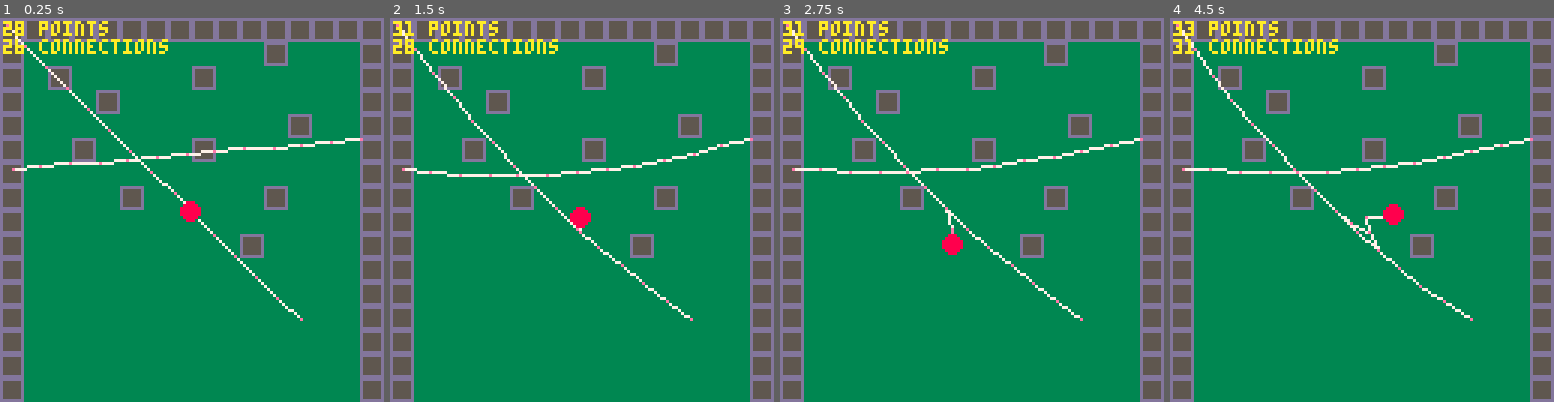
Above: before the commit, frames 1-4 (left to right).
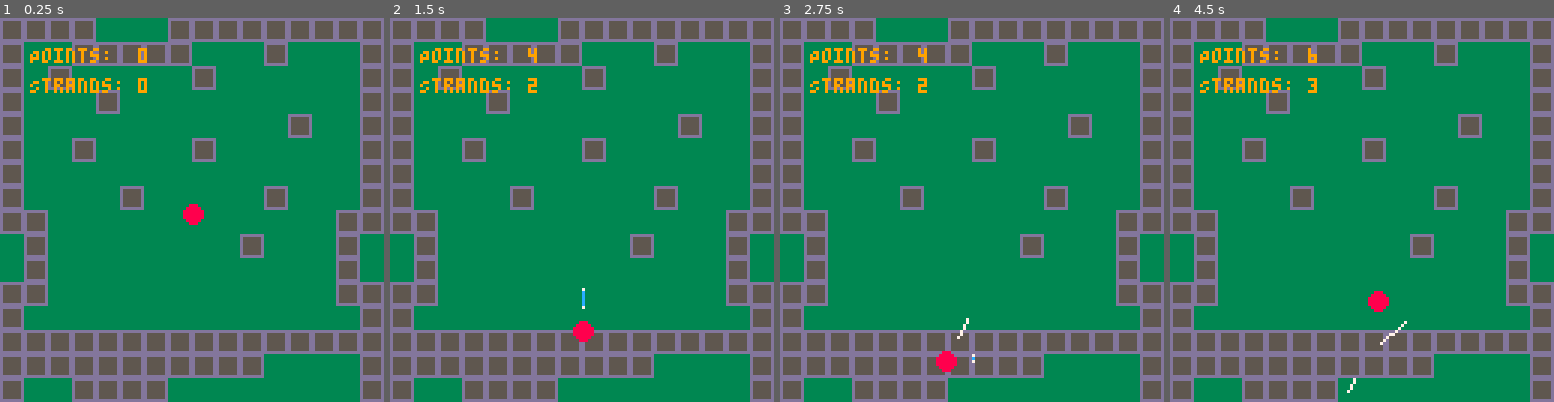
Above: after the commit, the same moments.

Repository: aylanonsense/8-legs-to-love
Game: PICO-8 cartridge spider.p8
Same seed, same stepped clock (60 frames per second), same inputs: the game is played once before the commit and once after it.
Inputs:
- Up to frame 1 (0.25 s): no input
- Up to frame 2 (1.5 s): tap O (Z key) at 0.33, 0.7, 1.43 s
- Up to frame 3 (2.75 s): hold Left 1.97-2.37 s; tap O (Z key) at 2.22 s; hold Down from 2.42 s (still down)
- Up to frame 4 (4.5 s): release Down at 2.82 s; hold Right 2.87-3.53 s; tap O (Z key) at 3.1, 3.98 s; hold Up 3.58-4.08 s; hold Right from 4.13 s (still down)

The runs differ from the first frame. In frame 1, 22% of the frame differs, in the area x 0-100%, y 0-100%; in frame 2, 22%; in frame 3, 22%; in frame 4, 22%.

Commit message:
Refactoring... can now walk on tiles

Diff:
--- a/spider.p8
+++ b/spider.p8
@@ -2,456 +2,429 @@
 version 8
 __lua__
 
-spider={
-	["x"]=64,
-	["y"]=64,
-	["spun_web_start_point"]=nil,
-	["spun_web_end_point"]=nil,
-	["subpoints_in_spun_web"]=0,
-	["is_spinning_web"]=false,
-	["is_extending_web"]=false
-}
-web_physics={
-	["standard"]={
-		["gravity"]=0.02,
-		["friction"]=0.95,
-		["elasticity"]=1.00,
-		["break_ratio"]=4.00,
-		["force_mult"]=0.2
+
+-- game vars
+bg_color=0
+spider=nil
+web_points={}
+web_strands={}
+tiles={}
+
+
+-- main functions
+function _init()
+	load_level(1)
+end
+
+function _update()
+	-- update the web
+	foreach(web_strands,update_web_strand)
+	foreach(web_points,update_web_point)
+
+	-- update the player spider
+	update_spider()
+
+	-- get rid of any part of the web that isn't alive anymore
+	web_strands=filter_list(web_strands,check_for_web_strand_death)
+	web_points=filter_list(web_points,check_for_web_point_death)
+end
+
+function _draw()
+	-- clear the canvas
+	rectfill(0,0,127,127,bg_color)
+
+	-- draw tiles
+	draw_tiles()
+
+	-- draw the web
+	foreach(web_strands,draw_web_strand)
+	foreach(web_points,draw_web_point)
+
+	-- draw the playable spider
+	draw_spider()
+
+	print("Points:  "..#web_points,10,10,9)
+	print("Strands: "..#web_strands,10,20,9)
+end
+
+
+-- constants
+levels={
+	{
+		["bg_color"]=3,
+		["map"]={
+			"xxxx   xxxxxxxxx",
+			"x  xxxxx   x   x",
+			"x x     x      x",
+			"x   x          x",
+			"x           x  x",
+			"x  x    x      x",
+			"x              x",
+			"x    x     x   x",
+			"xx            xx",
+			" x        x   x ",
+			" x            x ",
+			"xx            xx",
+			"x              x",
+			"xxxxxxxxxxxxxxxx",
+			"xxxxxxxxxxx    x",
+			"x  xxxx        x"
+		}
 	}
 }
-bugs={spider}
-web_points={}
-web_connections={}
-tiles={}
-
--- TODO
---  you cannot fly by climing on web you are spinning
---  as long as you hold z you will keep generating web, regardless of movement
---  points with no connections are removed
---  you can move freely on tiles
---  if you are not on any tiles or webs you fall with an increasing velocity
---  you can lower yourself down on a line of silk you are spinning
---  you can use X to select different web types (which are rendered differently)
-
-function find_closest_point_not_being_spun(x,y,max_dist)
-	local i
-	local closest_point=nil
-	local closest_point_square_dist=nil
-	for i=1,#web_points do
-		if web_points[i].is_alive and not web_points[i].is_being_spun then
-			local x2=web_points[i].x
-			local y2=web_points[i].y
-			local dx=x2-x
-			local dy=y2-y
-			local square_dist=dx*dx+dy*dy
-			if square_dist <= max_dist*max_dist and (not closest_point or square_dist<closest_point_square_dist) then
-				closest_point=web_points[i]
-				closest_point_square_dist=square_dist
+
+tile_types={
+	["x"]={
+		["sprite"]=0,
+		["is_solid"]=true
+	}
+}
+
+web_types={
+	{
+		["color"]=7,
+		["physics"]={
+			["gravity"]=0.02,
+			["friction"]=0.95,
+			["elasticity"]=1.00,
+			["break_ratio"]=2.00,
+			["force_mult"]=0.2
+		}
+	}
+}
+
+
+-- all them functions
+function load_level(level_num)
+	bg_color=levels[level_num].bg_color
+	reset_tiles()
+	load_tiles(levels[level_num].map)
+	web_points={}
+	web_strands={}
+	spider=create_spider(64,64)
+end
+
+function reset_tiles()
+	tiles={}
+	local c
+	for c=1,16 do
+		local r
+		tiles[c]={}
+		for r=1,16 do
+			tiles[c][r]=false
+		end
+	end
+end
+
+function load_tiles(map)
+	local c
+	for c=1,16 do
+		local r
+		for r=1,16 do
+			local s=sub(map[r],c,c)
+			if s==" " then
+				tiles[c][r]=false
+			else
+				tiles[c][r]=create_tile(s,c,r)
 			end
 		end
 	end
-	return closest_point
-end
-
-next_web_point_id=0
-function create_web_point(x,y,is_fixed)
-	x=mid(0,x,127)
-	y=mid(0,y,127)
-	local pt={
-		["id"]=next_web_point_id,
+end
+
+function create_tile(symbol,col,row)
+	return {
+		["sprite"]=tile_types[symbol].sprite,
+		["is_solid"]=tile_types[symbol].sprite
+	}
+end
+
+function draw_tiles()
+	local c
+	for c=1,16 do
+		local r
+		for r=1,16 do
+			if tiles[c][r] then
+				draw_tile(tiles[c][r],c,r)
+			end
+		end
+	end
+end
+
+function draw_tile(tile,col,row)
+	spr(tile.sprite,8*col-8,8*row-8)
+end
+
+function create_spider(x,y)
+	return {
 		["x"]=x,
 		["y"]=y,
 		["vx"]=0,
 		["vy"]=0,
-		["is_fixed"]=is_fixed,
+		["facing_x"]=0,
+		["facing_y"]=1,
+		["is_on_tile"]=false,
 		["is_alive"]=true,
-		["is_being_spun"]=true,
-		["type"]="standard",
-		["physics"]=web_physics.standard
+		["spun_web_type"]=1,
+		["is_attached_to_web"]=false,
+		["attached_web_point"]=nil,
+		["frames_to_web_spin"]=0,
+		["is_spinning_web"]=false,
+		-- constants
+		["gravity"]=0.05,
+		["move_speed"]=1,
+		["max_speed"]=2,
+		["frames_between_web_spin"]=10
 	}
-	add(web_points,pt)
-	next_web_point_id+=1
-	return pt
-end
-
-function create_web_connection(pt1,pt2,len)
-	if not len then
-		local dx=pt2.x-pt1.x
-		local dy=pt2.y-pt1.y
-		len=max(3,sqrt(dx*dx+dy*dy))
-	end
-
-	local physics=pt1.physics
-	local max_elasticity=physics.elasticity
-	local break_ratio=physics.break_ratio
-	local force_mult=physics.force_mult
-	local starting_length=len/(1+max_elasticity/2)
-
-	local conn={
-		["pt1"]=pt1,
-		["pt2"]=pt2,
-		["starting_length"]=starting_length,
-		["stretched_length"]=starting_length,
-		["break_length"]=break_ratio*starting_length,
-		["max_elasticity"]=max_elasticity,
-		["percent_elasticity_remaining"]=1,
-		["type"]=pt1.type,
-		["physics"]=physics,
-		["force_mult"]=force_mult
+end
+
+function update_spider()
+	if not spider.is_alive then
+		return
+	end
+
+	-- spawn web points/strands while spinning web
+	if spider.is_spinning_web then
+		spider.frames_to_web_spin-=1
+		if spider.frames_to_web_spin<=0 then
+			spider.frames_to_web_spin=spider.frames_between_web_spin
+			local web_point=create_web_point(spider.x,spider.y,-spider.facing_x,-spider.facing_y,spider.spun_web_type)
+			create_web_strand(spider.attached_web_point,web_point)
+			spider.attached_web_point=web_point
+		end
+	end
+
+	-- start spinning web when button is pressed
+	if not spider.is_attached_to_web and btnp(4) then
+		spider.is_attached_to_web=true
+		spider.is_spinning_web=true
+		spider.frames_to_web_spin=spider.frames_between_web_spin
+		local web_point=create_web_point(spider.x,spider.y,-spider.facing_x,-spider.facing_y,spider.spun_web_type)
+		spider.attached_web_point=create_web_point(spider.x,spider.y,-spider.facing_x,-spider.facing_y,spider.spun_web_type)
+		create_web_strand(spider.attached_web_point,web_point)
+	-- stop spinning web when released
+	elseif spider.is_spinning_web and not btn(4) then
+		spider.is_spinning_web=false
+	-- if the spider's web gets cut off at the base, it's not longer spinning web
+	elseif spider.is_attached_to_web and not spider.is_spinning_web and not spider.attached_web_point.is_alive then
+		spider.is_attached_to_web=false
+		spider.attached_web_point=nil
+	-- cut off web strand when pressed again
+	elseif spider.is_attached_to_web and not spider.is_spinning_web and btnp(4) then
+		spider.is_attached_to_web=false
+		spider.attached_web_point.vx=0
+		spider.attached_web_point.vy=0
+		spider.attached_web_point=nil
+	end
+
+	-- figure out if the spider is falling or walking on tile/web
+	spider.is_on_tile=is_solid_tile_at(spider.x,spider.y)
+
+	-- move the spider
+	if spider.is_on_tile then
+		spider.vx=0
+		spider.vy=0
+		-- arrow keys move the spider
+		if btn(0) then
+			spider.vx-=spider.move_speed
+		end
+		if btn(1) then
+			spider.vx+=spider.move_speed
+		end
+		if btn(2) then
+			spider.vy-=spider.move_speed
+		end
+		if btn(3) then
+			spider.vy+=spider.move_speed
+		end
+		-- make sure you don't move faster when moving diagonally
+		if spider.vx!=0 and vy!=0 then
+			spider.vx*=sqrt(0.5)
+			spider.vy*=sqrt(0.5)
+		end
+		-- keep track of which direction the spider is facing
+		if spider.vx!=0 or spider.vy!=0 then
+			spider.facing_x=spider.vx/spider.move_speed
+			spider.facing_y=spider.vy/spider.move_speed
+		end
+
+	-- otherwise, fall!
+	else
+		spider.vy+=spider.gravity
+	end
+
+	-- limit velocity
+	spider.vx=mid(-spider.max_speed,spider.vx,spider.max_speed)
+	spider.vy=mid(-spider.max_speed,spider.vy,spider.max_speed)
+
+	-- finally, apply that velocity
+	spider.x+=spider.vx
+	spider.y+=spider.vy
+
+	-- keep dat spider in bounds so long as she isn't freefalling
+	if spider.is_on_tile then
+		spider.x=mid(0,spider.x,127)
+		spider.y=mid(0,spider.y,127)
+	end
+
+	-- while the spider spins web the end point follows her
+	if spider.attached_web_point and spider.attached_web_point.is_alive then
+		spider.attached_web_point.x=spider.x
+		spider.attached_web_point.y=spider.y
+		spider.attached_web_point.vx=-spider.facing_x
+		spider.attached_web_point.vy=-spider.facing_y
+	end
+
+	-- if the spider does wind up out of bounds, she's dead :'(
+	if spider.x<-5 or spider.x>132 or spider.y<-200 or spider.y>132 then
+		spider.is_alive=false
+	end
+end
+
+function draw_spider()
+	if spider.is_alive then
+		circfill(spider.x,spider.y,3,8)
+	end
+end
+
+function create_web_point(x,y,vx,vy,web_type)
+	local web_point={
+		["x"]=x,
+		["y"]=y,
+		["vx"]=vx,
+		["vy"]=vy,
+		["is_alive"]=true,
+		["num_strands"]=1, -- so it is alive the first frame
+		-- constants
+		["web_type"]=web_type
 	}
-	add(web_connections,conn)
-	return conn
-end
-
-function create_web_strand(x1,y1,x2,y2)
-	local start_web=create_web_point(x1,y1,true)
-	local end_web=create_web_point(x2,y2,true)
-	local dx=x2-x1
-	local dy=y2-y1
+	add(web_points,web_point)
+	return web_point
+end
+
+function update_web_point(web_point)
+	local physics=web_types[web_point.web_type].physics
+
+	-- points not attached to any strands are dead
+	if web_point.num_strands<=0 then
+		web_point.is_alive=false
+	end
+	web_point.num_strands=0
+
+	-- add some gravity
+	web_point.vy+=physics.gravity
+
+	-- apply velocity
+	web_point.x+=web_point.vx
+	web_point.y+=web_point.vy
+
+	-- apply friction
+	web_point.vx*=physics.friction
+	web_point.vy*=physics.friction
+end
+
+function draw_web_point(web_point)
+	pset(web_point.x,web_point.y,web_types[web_point.web_type].color)
+end
+
+function check_for_web_point_death(web_point)
+	if web_point.x<-25 or web_point.x>152 or web_point.y<-200 or web_point.y>152 then
+		web_point.is_alive=false
+	end
+	return web_point.is_alive
+end
+
+function create_web_strand(web_point1,web_point2)
+	local web_type=web_point1.web_type
+	local physics=web_types[web_type].physics
+	local base_len=10 -- TODO should not be hardcoded
+	local web_strand={
+		["web_point1"]=web_point1,
+		["web_point2"]=web_point2,
+		["web_type"]=web_type,
+		["is_alive"]=true,
+		["starting_length"]=base_len/(1+physics.elasticity/2),
+		["stretched_length"]=base_len,
+		["break_length"]=physics.break_ratio*base_len,
+		["percent_elasticity_remaining"]=1
+	}
+	add(web_strands,web_strand)
+	return web_strand
+end
+
+function update_web_strand(web_strand)
+	local physics=web_types[web_strand.web_type].physics
+
+	-- keep track of the number of strands attached to each point
+	web_strand.web_point1.num_strands+=1
+	web_strand.web_point2.num_strands+=1
+
+	-- find distance between two points
+	local dx=web_strand.web_point2.x-web_strand.web_point1.x
+	local dy=web_strand.web_point2.y-web_strand.web_point1.y
 	local len=sqrt(dx*dx+dy*dy)
-	local num_subweb=flr(len/10)
-	local prev_web=start_web
-	for i=1,num_subweb do
-		local next_web=create_web_point(x1+dx*i/(num_subweb+1),y1+dy*i/(num_subweb+1),false)
-		create_web_connection(prev_web,next_web)
-		prev_web=next_web
-	end
-	create_web_connection(prev_web,end_web)
-end
-
-function load_tiles(map)
-	local r
-	local c
-	for r=1,#map do
-		for c=1,#map[r] do
-			local s=sub(map[r],c,c)
-			if s=="x" then
-				tiles[r][c]={
-					["sprite"]=0,
-					["is_solid"]=true
-				}
-			else
-				tiles[r][c]=false
+
+	-- -- if it's greater than the break length... break!
+	if len>=web_strand.break_length then
+		web_strand.percent_elasticity_remaining=0
+
+	-- -- otherwise MAAAATH
+	else
+		local min_len=web_strand.starting_length*(1+physics.elasticity)
+		local max_len=web_strand.break_length
+		if len>min_len then
+			local percent_elasticity=mid(0,1-((len-min_len)/(max_len-min_len)),1)
+			if percent_elasticity<=web_strand.percent_elasticity_remaining then
+				web_strand.percent_elasticity_remaining=percent_elasticity
+				web_strand.stretched_length=len/(1+physics.elasticity*web_strand.percent_elasticity_remaining)
 			end
 		end
 	end
-end
-
-function _init()
-	local r
-	local c
-	for r=1,16 do
-		tiles[r]={}
-		for c=1,16 do
-			tiles[r][c]=false
-		end
-	end
-	load_tiles({
-		"xxxxxxxxxxxxxxxx",
-		"x          x   x",
-		"x x     x      x",
-		"x   x          x",
-		"x           x  x",
-		"x  x    x      x",
-		"x              x",
-		"x    x     x   x",
-		"x              x",
-		"x         x    x",
-		"x              x",
-		"x              x",
-		"x              x",
-		"x              x",
-		"x              x",
-		"x              x"
-	})
-	create_web_strand(2,2,100,100)
-	create_web_strand(4,50,120,40)
-end
-
-function update_web_point(pt)
-	if not pt.is_fixed then
-		pt.vy+=pt.physics.gravity
-		pt.x+=pt.vx
-		pt.y+=pt.vy
-		pt.vx*=pt.physics.friction
-		pt.vy*=pt.physics.friction
-	end
-	if pt.x>127+20 or pt.x<0-20 or pt.y<0-20 or pt.y>127+20 then
-		pt.is_alive=false
-	end
-end
-
-function update_web_connection(conn)
-	local pt1=conn.pt1
-	local pt2=conn.pt2
-	local dx=pt2.x-pt1.x
-	local dy=pt2.y-pt1.y
-	local len=sqrt(dx*dx+dy*dy)
-
-	if len>=conn.break_length then
-		conn.percent_elasticity_remaining=0
-	else
-		local min_len=conn.starting_length*(1+conn.max_elasticity)
-		local max_len=conn.break_length
-		if len>min_len then
-			local elasticity_percent=mid(0,1-((len-min_len)/(max_len-min_len)),1)
-			if elasticity_percent<=conn.percent_elasticity_remaining then
-				conn.percent_elasticity_remaining=elasticity_percent
-				conn.stretched_length=len/(1+conn.max_elasticity*conn.percent_elasticity_remaining)
-			end
-		end
-	end
-
-	if len>conn.stretched_length then
-		local elastic_dist = len-conn.stretched_length
-		pt1.vx+=elastic_dist*conn.force_mult*dx/len
-		pt1.vy+=elastic_dist*conn.force_mult*dy/len
-		pt2.vx-=elastic_dist*conn.force_mult*dx/len
-		pt2.vy-=elastic_dist*conn.force_mult*dy/len
-	end
-end
-
-function update_spider()
-	if btn(0) then
-		spider.x-=1
-	end
-	if btn(1) then
-		spider.x+=1
-	end
-	if btn(2) then
-		spider.y-=1
-	end
-	if btn(3) then
-		spider.y+=1
-	end
-	if spider.spun_web_end_point then
-		spider.spun_web_end_point.x=spider.x
-		spider.spun_web_end_point.y=spider.y
-	end
-	-- if z is pressed, it either means to start spinning or to stop spinning
-	if btnp(4) then
-		-- start spinning
-		if not spider.is_spinning_web then
-			spider.is_spinning_web=true
-			spider.is_extending_web=true
-			local start_point=find_closest_point_not_being_spun(spider.x,spider.y,10)
-			if start_point then
-				spider.spun_web_start_point=start_point
-			else
-				-- determine if there is a tile
-				local col=1+flr(spider.x/8)
-				local row=1+flr(spider.y/8)
-				if tiles[row][col] and tiles[row][col].is_solid then
-					spider.spun_web_start_point=create_web_point(spider.x,spider.y,true)
-				else
-					spider.spun_web_start_point=create_web_point(spider.x,spider.y,false)
-				end
-			end
-			spider.spun_web_end_point=create_web_point(spider.x,spider.y,true)
-			spider.subpoints_in_spun_web=0
-			create_web_connection(spider.spun_web_end_point,spider.spun_web_start_point,10)
-		-- stop spinning
-		elseif not spider.is_extending_web then
-			local pt=find_closest_point_not_being_spun(spider.x,spider.y,10)
-			if pt then
-				create_web_connection(spider.spun_web_end_point,pt,10) --TODO this does not work
-				spider.spun_web_end_point.is_fixed=false
-				spider.spun_web_end_point.vx=0
-				spider.spun_web_end_point.vy=0
-			else
-				-- determine if there is a tile
-				local col=1+flr(spider.x/8)
-				local row=1+flr(spider.y/8)
-				if not tiles[row][col] or not tiles[row][col].is_solid then
-					spider.spun_web_end_point.is_fixed=false
-					spider.spun_web_end_point.vx=0
-					spider.spun_web_end_point.vy=0
-				end
-			end
-			spider.is_spinning_web=false
-			spider.spun_web_start_point=nil
-			spider.spun_web_end_point=nil
-			spider.subpoints_in_spun_web=0
-			foreach(web_points,function(pt)
-				pt.is_being_spun=false
-			end)
-		end
-	-- if z is not held, we can stop extending the web
-	elseif not btn(4) then
-		-- stop extending
-		if spider.is_spinning_web and spider.is_extending_web then
-			spider.is_extending_web=false
-		end
-	end
-	-- keep creating subpoints when spinning web
-	if spider.is_spinning_web and spider.is_extending_web then
-		local dx=spider.x-spider.spun_web_start_point.x
-		local dy=spider.y-spider.spun_web_start_point.y
-		local len=sqrt(dx*dx+dy*dy)
-		local num_subweb=flr(0.5+len/8)
-		if spider.subpoints_in_spun_web<num_subweb then
-			spider.subpoints_in_spun_web+=1
-			local pt=spider.spun_web_end_point
-			pt.is_fixed=false
-			pt.vx=0
-			pt.vy=0
-			spider.spun_web_end_point=create_web_point(spider.x,spider.y,true)
-			create_web_connection(pt,spider.spun_web_end_point,10)
-		end
-	end
-	-- find nearest web strand
-	local x
-	local y
-	local square_dist
-	x,y,square_dist=calc_closest_point_on_web(spider.x,spider.y)
-	if x!=nil and y!=nil and square_dist<9*9 then
-		local dx=x-spider.x
-		local dy=y-spider.y
-		spider.x+=dx/4
-		spider.y+=dy/4
-		-- spider.x=x
-		-- spider.y=y
-	else
-		spider.y+=1
-	end
-end
-
-function calc_closest_point_on_web(x,y)
-	local closest_x=nil
-	local closest_y=nil
-	local closest_point_square_dist=nil
-	local i
-	local x2
-	local y2
-	local square_dist
-	for i=1,#web_connections do
-		x2,y2=calc_closest_point_on_line(
-			web_connections[i].pt1.x,web_connections[i].pt1.y,
-			web_connections[i].pt2.x,web_connections[i].pt2.y,
-			x,y)
-		if x2!=nil and y2!=nil then
-			square_dist=calc_square_dist_between_points(x,y,x2,y2)
-			if closest_point_square_dist==nil or square_dist<closest_point_square_dist then
-				closest_x=x2
-				closest_y=y2
-				closest_point_square_dist=square_dist
-			end
-		end
-	end
-	for i=1,#web_points do
-		x2=web_points[i].x
-		y2=web_points[i].y
-		square_dist=calc_square_dist_between_points(x,y,x2,y2)
-		if closest_point_square_dist==nil or square_dist<closest_point_square_dist then
-			closest_x=x2
-			closest_y=y2
-			closest_point_square_dist=square_dist
-		end
-	end
-	return closest_x,closest_y,closest_point_square_dist
-end
-
-function calc_square_dist_between_points(x1,y1,x2,y2)
-	local dx=x2-x1
-	local dy=y2-y1
-	return dx*dx+dy*dy
-end
-
-function calc_closest_point_on_line(x1,y1,x2,y2,cx,cy)
-	local match_x
-	local match_y
-	local dx=x2-x1
-	local dy=y2-y1
-	-- if the line is nearly vertical, it's easy
-	if 0.1>dx and dx>-0.1 then
-		match_x=x1
-		match_y=cy
-	-- if the line is nearly horizontal, it's also easy
-	elseif 0.1>dy and dy>-0.1 then
-		match_x=cx
-		match_y=y1
-	--otherwise we have a bit of math to do...
-	else
-		-- find equation of the line y=mx+b
-		local m=dy/dx
-		local b=y1-m*x1 -- b=y-mx
-		-- find reverse equation from circle
-		local m2=-dx/dy
-		local b2=cy-m2*cx -- b=y-mx
-		-- figure out where their y-values are the same
-		match_x=(b2-b)/(m-m2) -- mx+b=m2x+b2 --> x=(b2-b)/(m-m2)
-		-- plug that into either formula to get the y-value at that x-value
-		match_y=m*match_x+b -- y=mx+b
-	end
-	if mid(x1,match_x,x2)==match_x and mid(y1,match_y,y2)==match_y then
-		return match_x,match_y
-	else
-		return nil,nil
-	end
-end
-
-function _update()
-	update_spider()
-	foreach(web_connections,update_web_connection)
-	foreach(web_points,update_web_point)
-	web_points=filter_list(web_points,function(pt)
-		return pt.is_alive
-	end)
-	web_connections=filter_list(web_connections,function(conn)
-		return conn.percent_elasticity_remaining>0 and conn.pt1.is_alive and conn.pt2.is_alive
-	end)
-end
-
-function draw_web_point(pt)
-	if pt.is_fixed then
-		pset(pt.x,pt.y,14)
-	else
-		pset(pt.x,pt.y,14)
-	end
-end
-
-function draw_web_connection(conn)
-	if conn.percent_elasticity_remaining>=1.00 then
+
+	if len>web_strand.stretched_length then
+		local elastic_dist = len-web_strand.stretched_length
+		web_strand.web_point1.vx+=elastic_dist*physics.force_mult*dx/len
+		web_strand.web_point1.vy+=elastic_dist*physics.force_mult*dy/len
+		web_strand.web_point2.vx-=elastic_dist*physics.force_mult*dx/len
+		web_strand.web_point2.vy-=elastic_dist*physics.force_mult*dy/len
+	end
+end
+
+function draw_web_strand(web_strand)
+	-- line(web_strand.web_point1.x,web_strand.web_point1.y,
+	-- 	web_strand.web_point2.x,web_strand.web_point2.y,
+	-- 	web_types[web_strand.web_type].color)
+	if web_strand.percent_elasticity_remaining>=1.00 then
 		color(7)
-	elseif conn.percent_elasticity_remaining>0.75 then
+	elseif web_strand.percent_elasticity_remaining>0.75 then
 		color(12)
-	elseif conn.percent_elasticity_remaining>0.50 then
+	elseif web_strand.percent_elasticity_remaining>0.50 then
 		color(11)
-	elseif conn.percent_elasticity_remaining>0.25 then
+	elseif web_strand.percent_elasticity_remaining>0.25 then
 		color(10)
-	elseif conn.percent_elasticity_remaining>0.00 then
+	elseif web_strand.percent_elasticity_remaining>0.00 then
 		color(9)
 	else
 		color(8)
 	end
-	line(conn.pt1.x,conn.pt1.y,conn.pt2.x,conn.pt2.y)
-end
-
-function draw_bug(bug)
-	circfill(bug.x,bug.y,3,8)
-end
-
-function draw_tile(tile,col,row)
-	spr(tile.sprite,8*(col-1),8*(row-1))
-end
-
-function _draw()
-	rectfill(0,0,127,127,3)
-	local r
-	local c
-	for r=1,16 do
-		for c=1,16 do
-			if tiles[r][c] then
-				draw_tile(tiles[r][c],c,r)
-			end
-		end
-	end
-	foreach(web_connections,draw_web_connection)
-	foreach(web_points,draw_web_point)
-	foreach(bugs,draw_bug)
-	print(#web_points.." points",1,1,10)
-	print(#web_connections.." connections",1,7,10)
+	line(web_strand.web_point1.x,web_strand.web_point1.y,
+		web_strand.web_point2.x,web_strand.web_point2.y)
+end
+
+function check_for_web_strand_death(web_strand)
+	if not web_strand.web_point1.is_alive or not web_strand.web_point2.is_alive then
+		web_strand.is_alive=false
+	elseif web_strand.percent_elasticity_remaining<=0 then
+		web_strand.is_alive=false
+	end
+	return web_strand.is_alive
+end
+
+
+-- helper functions
+function is_solid_tile_at(x,y)
+	local c=1+flr(x/8)
+	local r=1+flr(y/8)
+	return tiles[c] and tiles[c][r] and tiles[c][r].is_solid
 end
 
 function filter_list(list,func)
@@ -463,6 +436,10 @@
 		end
 	end
 	return l
+end
+
+function is_alive(x)
+	return x.is_alive
 end
 
 __gfx__
Not shown, changed: the sound effects (__sfx__) section of spider.p8
